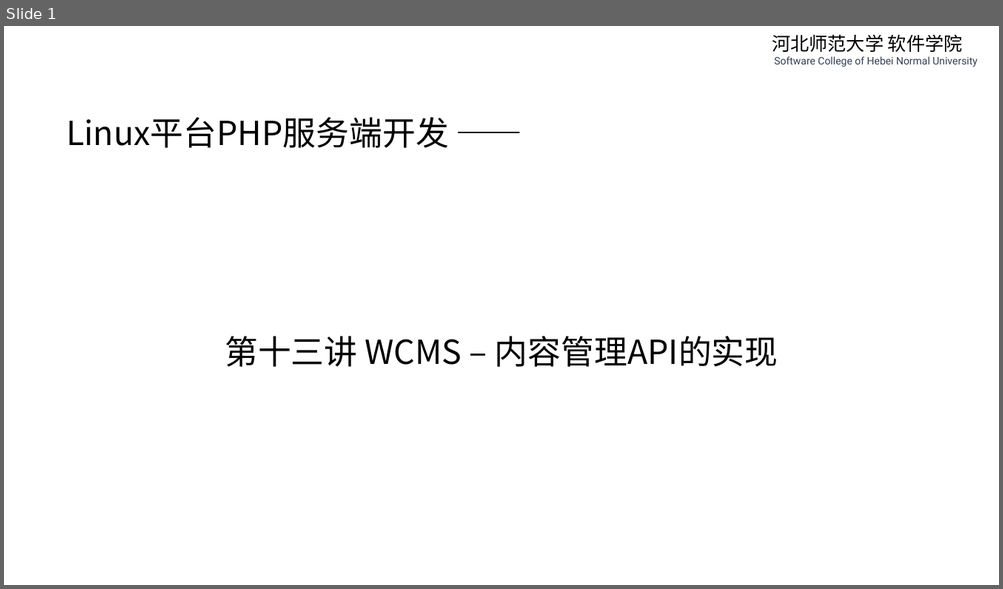
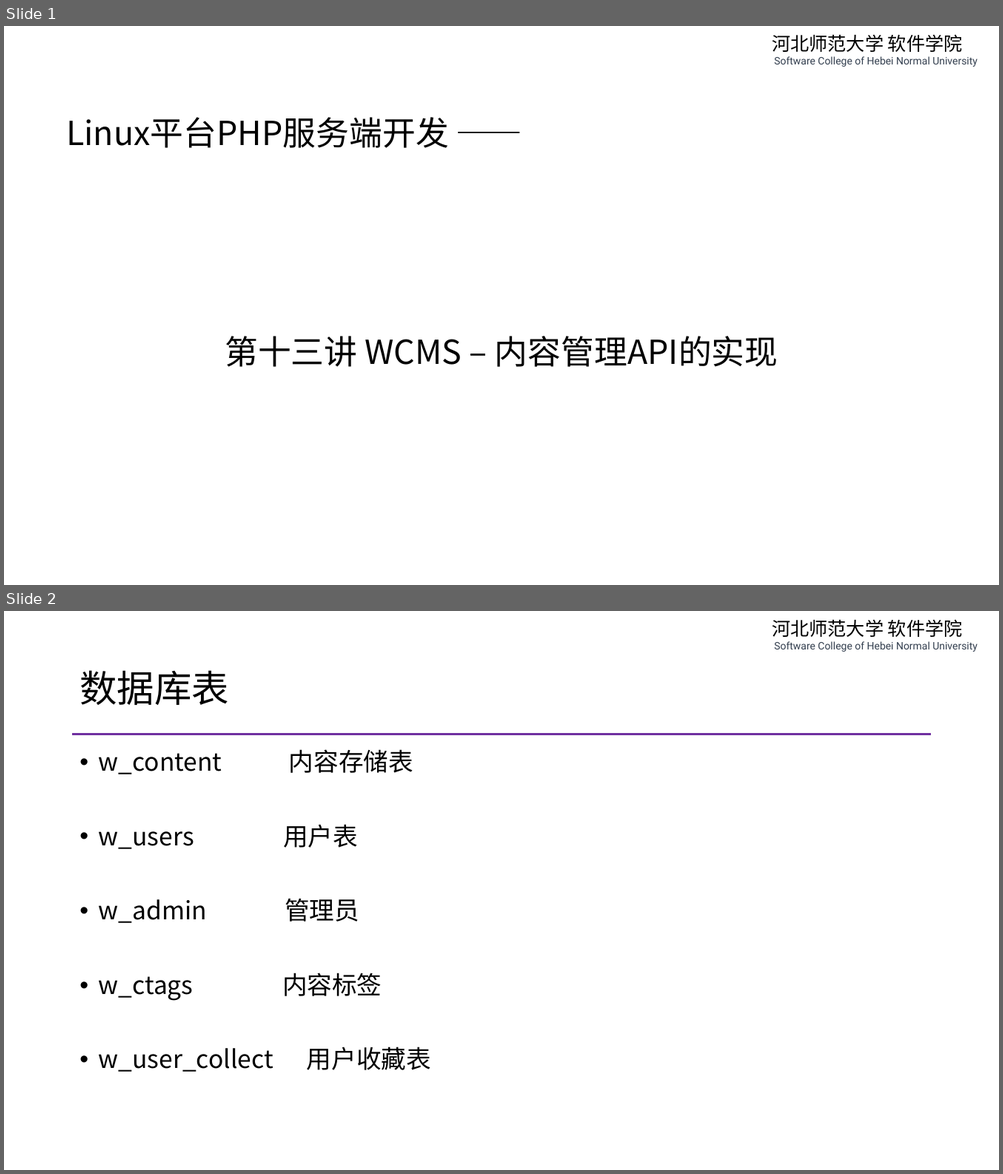
Before and after one commit to edu2act/course-php-serverside-development-on-linux, a slide deck: materials/slides/ch13-wcms-content-management.pptx. Shown one above the other, each under a label of ours: slide 1 before the commit, slides 1 and 2 after it. The pictures are 1003x589 and 1003x1174 pixels, drawn with LibreOffice and Linux fonts; fonts in the diff are those of the drawing. Boxes give left, top, right and bottom in pixels: in the first picture for what was removed or moved away, otherwise in the second. Text is boxed around its words. In the diff, an @@ line names an element or a change of style, - is before the commit and + after.

```diff
--- a/materials/slides/ch13-wcms-content-management.pptx
+++ b/materials/slides/ch13-wcms-content-management.pptx
@@ slide 2 added at (x1=4, y1=611, x2=999, y2=1170), background #FFFFFF; not listed: 1 template element that a slide beside it also shows @@
@@ title added at (x1=79, y1=670, x2=229, y2=705), 36 pt, text #000000 @@
+数据库表
@@ line added from (73, 734) to (930, 734), #7030A0 2.25 pt @@
@@ text added at (x1=99, y1=749, x2=431, y2=1072), 24 pt, text #000000 @@
+• w_content 内容存储表
+• w_users 用户表
+• w_admin 管理员
+• w_ctags 内容标签
+• w_user_collect 用户收藏表
```
Also in this commit, not shown: 1 slide changed, 5 other slides added, 5 slides removed, 8 other files.
